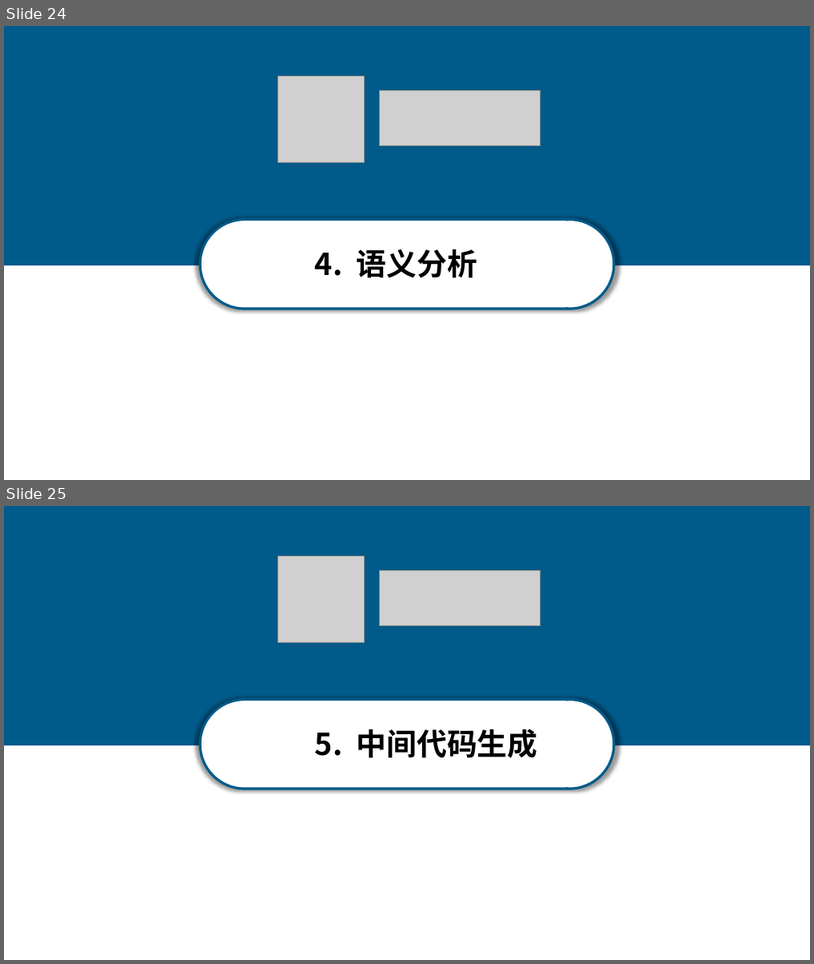
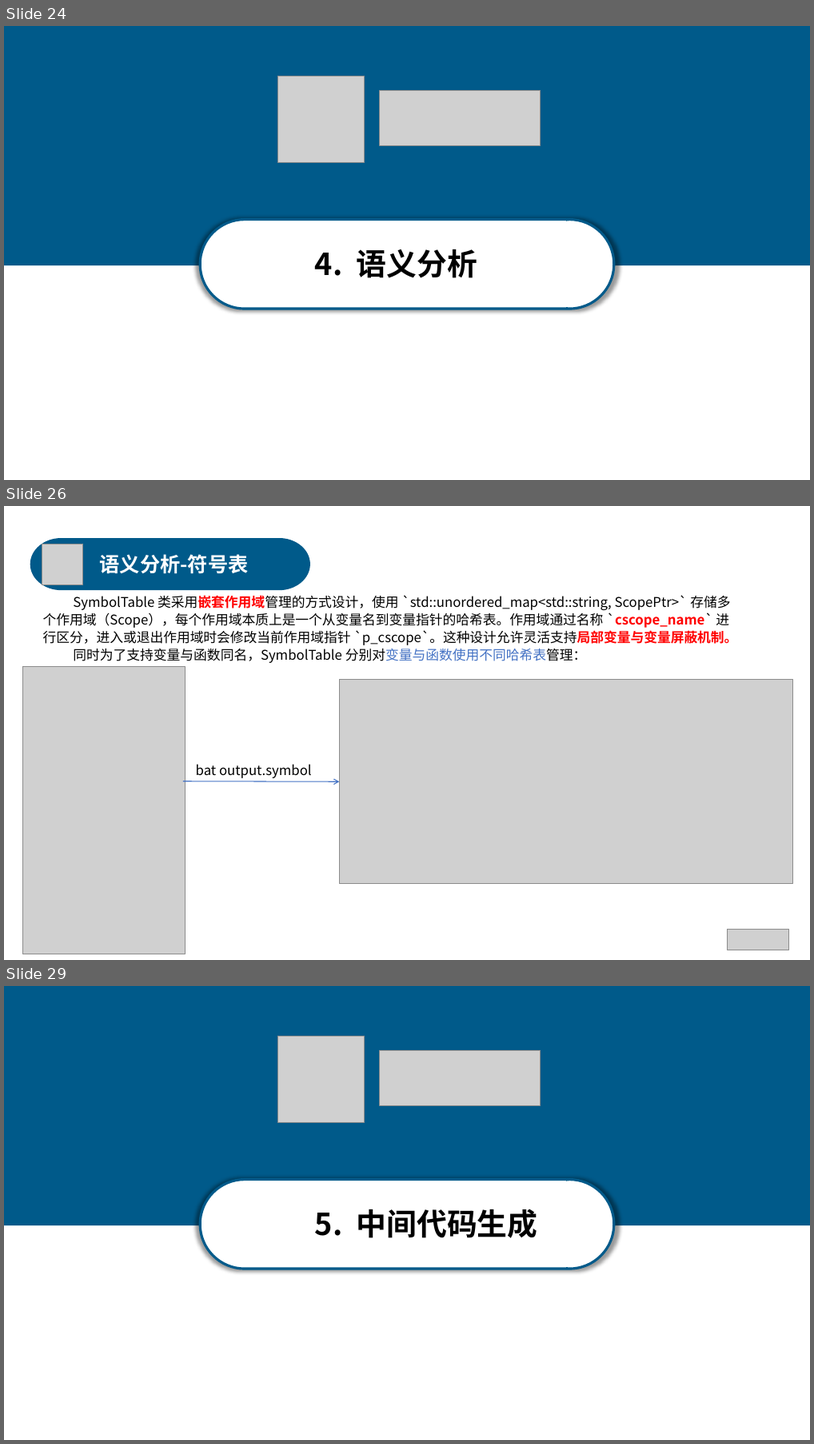
Before and after one commit to anxi710/compiler-principle-project, a slide deck: report/compiler_ppt.pptx. Shown one above the other, each under a label of ours: slides 24 and 25 before the commit, slides 24, 26 and 29 after it; the slides between them are not shown. The pictures are 814x964 and 814x1444 pixels, drawn with LibreOffice and Linux fonts; fonts in the diff are those of the drawing; grey boxes stand for pictures. Boxes give left, top, right and bottom in pixels: in the first picture for what was removed or moved away, otherwise in the second. Text is boxed around its words. In the diff, an @@ line names an element or a change of style, - is before the commit and + after.

```diff
--- a/report/compiler_ppt.pptx
+++ b/report/compiler_ppt.pptx
@@ slide 26 added at (4,506,810,960), background #FFFFFF @@
@@ freeform shape added at (31,540,309,589), fill #005A8A, outline #005A8A 3 pt @@
@@ picture added at (42,544,83,584) @@
@@ text added at (100,554,249,574), 24 pt, text #FFFFFF, bold @@
+语义分析-符号表
@@ text added at (43,595,738,663), 16 pt, text #000000 @@
+SymbolTable 类采用嵌套作用域管理的方式设计，使用 `std::unordered_map<std::string, ScopePtr>` 存储多个作用域（Scope），每个作用域本质上是一个从变量名到变量指针的哈希表。作用域通过名称 `cscope_name` 进行区分，进入或退出作用域时会修改当前作用域指针 `p_cscope`。这种设计允许灵活支持局部变量与变量屏蔽机制。
+同时为了支持变量与函数同名，SymbolTable 分别对变量与函数使用不同哈希表管理：
@@ picture added at (22,666,185,954) @@
@@ picture added at (340,680,794,884) @@
@@ text added at (196,764,312,778), 16 pt, text #000000 @@
+bat output.symbol
@@ arrow added from (183, 781) to (340, 781), #4472C4 1 pt @@
@@ picture added at (727,929,790,949) @@
@@ what was slide 25 is now slide 29 @@
```
Also in this commit, not shown: 1 slide changed, 3 other slides added, 3 other files.
